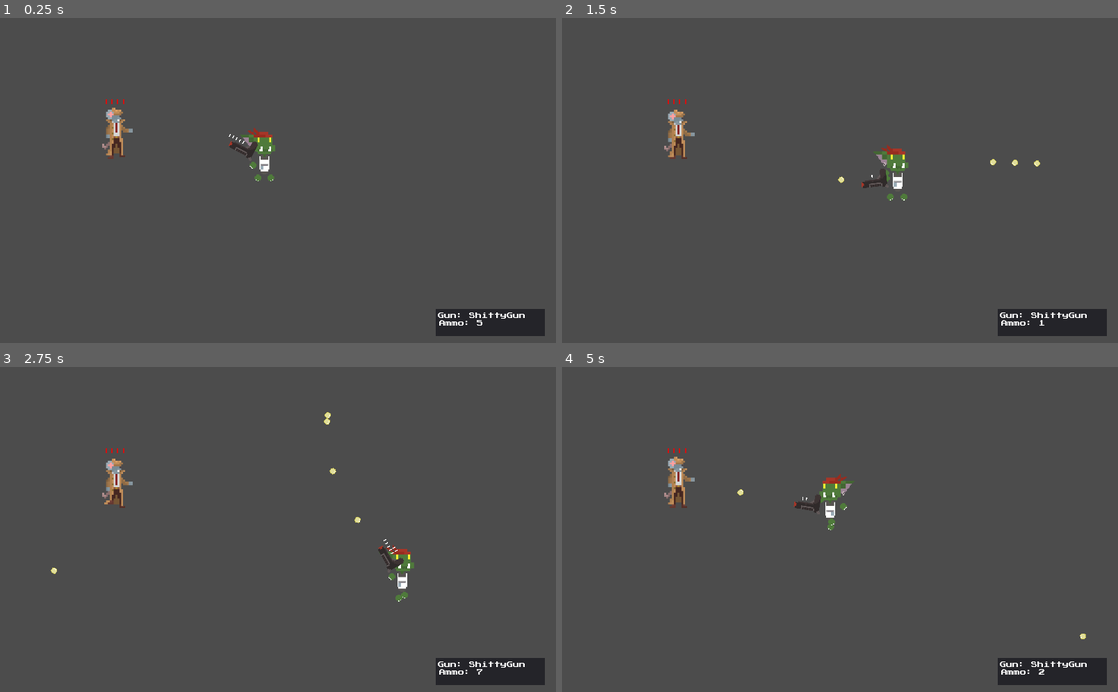
Above: before the commit, frames 1-4 (two rows, left to right).
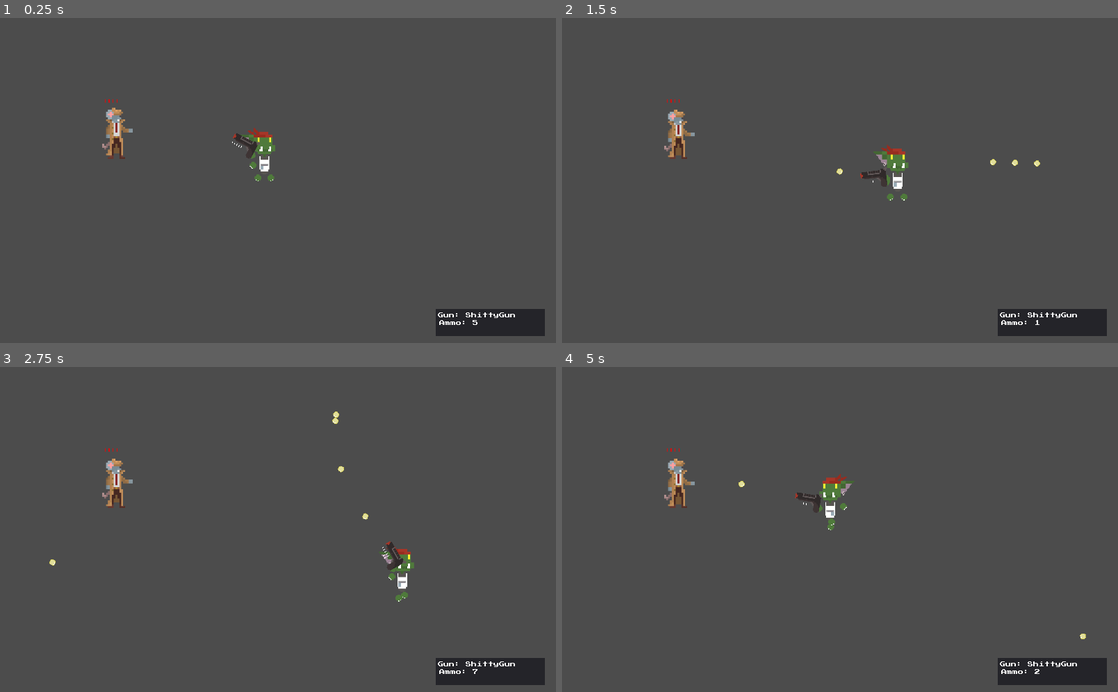
Above: after the commit, the same moments.

Repository: Hemogloben/shooty
Game: Godot game, scene res://Player.tscn
Same seed, same stepped clock (60 frames per second), same inputs: the game is played once before the commit and once after it.
Inputs (mouse positions are in pixels of both pictures, inside the frame that each line leads up to):
- Up to frame 1 (0.25 s): no input
- Up to frame 2 (1.5 s): move the mouse to (962, 164) at 0.52 s; press the mouse at (962, 164) at 0.53 s; hold D (move_right) 0.53-1.28 s; move the mouse to (728, 196) at 1.27 s; release the mouse at (728, 196) at 1.28 s; hold S (move_down) from 1.28 s (still down); click (728, 196) at 1.35 s
- Up to frame 3 (2.75 s): move the mouse to (333, 458) at 2.02 s; release S (move_down) at 2.03 s; press the mouse at (333, 458) at 2.03 s; hold D (move_right) from 2.03 s (still down)
- Up to frame 4 (5 s): move the mouse to (812, 594) at 2.77 s; release D (move_right) at 2.78 s; release the mouse at (812, 594) at 2.78 s; hold W (move_up) 2.78-3.53 s; click (812, 594) at 2.85 s; move the mouse to (1006, 578) at 3.52 s; press the mouse at (1006, 578) at 3.53 s; hold A (move_left) from 3.53 s (still down); move the mouse to (673, 480) at 4.27 s; release the mouse at (673, 480) at 4.28 s; click (673, 480) at 4.35 s

The runs differ from the first frame. In frame 1, 0.4% of the frame differs, in the area x 18-95%, y 25-95%; in frame 2, 0.4%; in frame 3, 0.6%, in the area x 8-95%, y 13-95%; in frame 4, 0.6%.

Commit message:
Creates Enemy Scene, Flips Gun, and adds Enemy Motions to enemy test scene

Diff:
--- a/Bullet.gd
+++ b/Bullet.gd
@@ -11,6 +11,6 @@
 
 
 func _on_Bullet_area_entered(area):
-	print(area.name)
-	if ("Enemy" in area.name):
+	print(area.name + " Hit by Bullet")
+	if (area.is_in_group("mobs")):
 		area.applyDamage(damage)
--- a/Enemy.gd
+++ b/Enemy.gd
@@ -1,12 +1,11 @@
 extends Area2D
 
 
-# Declare member variables here. Examples:
-# var a = 2
-# var b = "text"
+export var speed = 175
 onready var enemy_sprite = $enemy_sprite
 onready var health_bar = $health_bar
 var health = 4
+onready var isSceneTest = (get_parent() == get_tree().root)
 
 func getHealthPips():
 	var pips = ""
@@ -24,7 +23,35 @@
 # Called every frame. 'delta' is the elapsed time since the previous frame.
 func _process(delta):
 	health_bar.text = getHealthPips()
-	if not enemy_sprite.playing:
-		enemy_sprite.play()
 	if health <= 0:
 		get_parent().remove_child(self)
+
+	var velocity = Vector2.ZERO
+	if isSceneTest:
+		# If we're running this scene by itself we want to test enemy
+		# motion, animations and behaviors
+		if Input.is_action_pressed("move_up"):
+			velocity.y -= 1
+		if Input.is_action_pressed("move_down"):
+			velocity.y += 1
+		if Input.is_action_pressed("move_left"):
+			velocity.x -= 1
+		if Input.is_action_pressed("move_right"):
+			velocity.x += 1
+	processMotion(velocity, delta)
+
+func processMotion(velocity, delta):
+	if velocity.length() != 0.0:
+		velocity = velocity.normalized() * speed
+		$enemy_sprite.play()
+	else:
+		$enemy_sprite.animation = "idle"
+		$enemy_sprite.play()
+
+	position += velocity * delta
+	if velocity.x != 0:
+		$enemy_sprite.animation = "walk"
+		$enemy_sprite.flip_v = false
+		$enemy_sprite.flip_h = velocity.x < 0
+	if velocity.y != 0:
+		$enemy_sprite.animation = "walk"
--- /dev/null
+++ b/Enemy.tscn
@@ -0,0 +1,60 @@
+[gd_scene load_steps=22 format=2]
+
+[ext_resource path="res://rat/rat9.png" type="Texture" id=1]
+[ext_resource path="res://rat/rat7.png" type="Texture" id=2]
+[ext_resource path="res://rat/ratwalk4.png" type="Texture" id=3]
+[ext_resource path="res://rat/rat1.png" type="Texture" id=4]
+[ext_resource path="res://rat/ratwalk5.png" type="Texture" id=5]
+[ext_resource path="res://rat/ratwalk1.png" type="Texture" id=6]
+[ext_resource path="res://rat/rat3.png" type="Texture" id=7]
+[ext_resource path="res://rat/rat2.png" type="Texture" id=8]
+[ext_resource path="res://rat/rat8.png" type="Texture" id=9]
+[ext_resource path="res://rat/rat4.png" type="Texture" id=10]
+[ext_resource path="res://rat/ratwalk6.png" type="Texture" id=11]
+[ext_resource path="res://rat/ratwalk8.png" type="Texture" id=12]
+[ext_resource path="res://rat/ratwalk3.png" type="Texture" id=13]
+[ext_resource path="res://rat/rat6.png" type="Texture" id=14]
+[ext_resource path="res://rat/rat5.png" type="Texture" id=15]
+[ext_resource path="res://rat/ratwalk2.png" type="Texture" id=16]
+[ext_resource path="res://rat/ratwalk7.png" type="Texture" id=17]
+[ext_resource path="res://Enemy.gd" type="Script" id=18]
+[ext_resource path="res://bitmap_font_theme.tres" type="Theme" id=19]
+
+[sub_resource type="CapsuleShape2D" id=6]
+radius = 24.0
+height = 86.0
+
+[sub_resource type="SpriteFrames" id=7]
+animations = [ {
+"frames": [ ExtResource( 4 ), ExtResource( 8 ), ExtResource( 7 ), ExtResource( 10 ), ExtResource( 15 ), ExtResource( 14 ), ExtResource( 2 ), ExtResource( 9 ), ExtResource( 1 ) ],
+"loop": true,
+"name": "idle",
+"speed": 5.0
+}, {
+"frames": [ ExtResource( 6 ), ExtResource( 16 ), ExtResource( 13 ), ExtResource( 3 ), ExtResource( 5 ), ExtResource( 11 ), ExtResource( 17 ), ExtResource( 12 ) ],
+"loop": true,
+"name": "walk",
+"speed": 5.0
+} ]
+
+[node name="Enemy" type="Area2D" groups=["mobs"]]
+scale = Vector2( 0.7, 0.7 )
+script = ExtResource( 18 )
+
+[node name="CollisionShape2D" type="CollisionShape2D" parent="." groups=["mobs"]]
+position = Vector2( 307, 304 )
+shape = SubResource( 6 )
+
+[node name="enemy_sprite" type="AnimatedSprite" parent="."]
+position = Vector2( 319, 297 )
+frames = SubResource( 7 )
+animation = "walk"
+
+[node name="health_bar" type="Label" parent="."]
+margin_left = 272.0
+margin_top = 215.0
+margin_right = 333.0
+margin_bottom = 236.0
+theme = ExtResource( 19 )
+custom_colors/font_color = Color( 0.847059, 0.0627451, 0.0627451, 1 )
+text = "|"
--- a/Player.tscn
+++ b/Player.tscn
@@ -19,26 +19,9 @@
 [ext_resource path="res://goblin/goblin_idle1.png" type="Texture" id=17]
 [ext_resource path="res://Bullet.tscn" type="PackedScene" id=18]
 [ext_resource path="res://goblin/goblin_hand.png" type="Texture" id=19]
-[ext_resource path="res://bitmap_font.tres" type="DynamicFontData" id=20]
-[ext_resource path="res://rat/rat1.png" type="Texture" id=21]
-[ext_resource path="res://rat/rat3.png" type="Texture" id=22]
-[ext_resource path="res://rat/rat2.png" type="Texture" id=23]
-[ext_resource path="res://rat/rat8.png" type="Texture" id=24]
-[ext_resource path="res://rat/rat9.png" type="Texture" id=25]
-[ext_resource path="res://rat/rat7.png" type="Texture" id=26]
-[ext_resource path="res://rat/ratwalk4.png" type="Texture" id=27]
-[ext_resource path="res://rat/ratwalk5.png" type="Texture" id=28]
-[ext_resource path="res://rat/ratwalk1.png" type="Texture" id=29]
-[ext_resource path="res://rat/ratwalk3.png" type="Texture" id=30]
-[ext_resource path="res://rat/ratwalk8.png" type="Texture" id=31]
-[ext_resource path="res://rat/ratwalk7.png" type="Texture" id=32]
-[ext_resource path="res://rat/ratwalk6.png" type="Texture" id=33]
-[ext_resource path="res://rat/ratwalk2.png" type="Texture" id=34]
-[ext_resource path="res://rat/rat6.png" type="Texture" id=35]
-[ext_resource path="res://rat/rat4.png" type="Texture" id=36]
-[ext_resource path="res://rat/rat5.png" type="Texture" id=37]
-[ext_resource path="res://Enemy.gd" type="Script" id=38]
+[ext_resource path="res://Enemy.tscn" type="PackedScene" id=20]
 [ext_resource path="res://LevelManager.gd" type="Script" id=39]
+[ext_resource path="res://bitmap_font_theme.tres" type="Theme" id=40]
 
 [sub_resource type="CapsuleShape2D" id=2]
 radius = 26.6666
@@ -64,39 +47,6 @@
 "name": "gun",
 "speed": 5.0
 } ]
-
-[sub_resource type="Theme" id=4]
-
-[sub_resource type="DynamicFont" id=5]
-font_data = ExtResource( 20 )
-
-[sub_resource type="CapsuleShape2D" id=6]
-radius = 24.0
-height = 86.0
-
-[sub_resource type="SpriteFrames" id=7]
-animations = [ {
-"frames": [ ExtResource( 29 ), ExtResource( 34 ), ExtResource( 30 ), ExtResource( 27 ), ExtResource( 28 ), ExtResource( 33 ), ExtResource( 32 ), ExtResource( 31 ) ],
-"loop": true,
-"name": "WALK",
-"speed": 5.0
-}, {
-"frames": [ ExtResource( 21 ), ExtResource( 23 ), ExtResource( 22 ), ExtResource( 36 ), ExtResource( 37 ), ExtResource( 35 ), ExtResource( 26 ), ExtResource( 24 ), ExtResource( 25 ) ],
-"loop": true,
-"name": "IDLE",
-"speed": 5.0
-} ]
-
-[sub_resource type="DynamicFont" id=8]
-font_data = ExtResource( 20 )
-
-[sub_resource type="DynamicFont" id=9]
-size = 12
-font_data = ExtResource( 20 )
-
-[sub_resource type="DynamicFont" id=10]
-size = 12
-font_data = ExtResource( 20 )
 
 [node name="Node2D" type="Node2D"]
 
@@ -141,34 +91,13 @@
 margin_top = 5.0
 margin_right = 212.0
 margin_bottom = 80.0
-theme = SubResource( 4 )
-custom_fonts/font = SubResource( 5 )
+theme = ExtResource( 40 )
 text = "|||||"
 
 [node name="LevelManager" type="Node2D" parent="."]
 script = ExtResource( 39 )
 
-[node name="Enemy" type="Area2D" parent="."]
-scale = Vector2( 0.7, 0.7 )
-script = ExtResource( 38 )
-
-[node name="CollisionShape2D" type="CollisionShape2D" parent="Enemy" groups=["mobs"]]
-position = Vector2( 307, 304 )
-shape = SubResource( 6 )
-
-[node name="enemy_sprite" type="AnimatedSprite" parent="Enemy" groups=["mobs"]]
-position = Vector2( 319, 297 )
-frames = SubResource( 7 )
-animation = "WALK"
-
-[node name="health_bar" type="Label" parent="Enemy" groups=["mobs"]]
-margin_left = 272.0
-margin_top = 215.0
-margin_right = 333.0
-margin_bottom = 236.0
-custom_colors/font_color = Color( 0.847059, 0.0627451, 0.0627451, 1 )
-custom_fonts/font = SubResource( 8 )
-text = "|"
+[node name="Enemy" parent="." instance=ExtResource( 20 )]
 
 [node name="HUD" type="Node" parent="."]
 
@@ -193,7 +122,7 @@
 margin_top = 6.0
 margin_right = 142.0
 margin_bottom = 23.0
-custom_fonts/font = SubResource( 9 )
+theme = ExtResource( 40 )
 text = "Gun: "
 
 [node name="AmmoCount" type="Label" parent="HUD/WeaponHUD/Container/Panel"]
@@ -201,5 +130,5 @@
 margin_top = 21.0
 margin_right = 141.0
 margin_bottom = 35.0
-custom_fonts/font = SubResource( 10 )
+theme = ExtResource( 40 )
 text = "Ammo: "
--- /dev/null
+++ b/bitmap_font_theme.tres
@@ -0,0 +1,11 @@
+[gd_resource type="Theme" load_steps=3 format=2]
+
+[ext_resource path="res://bitmap_font.tres" type="DynamicFontData" id=1]
+
+[sub_resource type="DynamicFont" id=1]
+size = 11
+font_data = ExtResource( 1 )
+
+[resource]
+default_font = SubResource( 1 )
+/fonts/font = null
--- a/shitty_gun.gd
+++ b/shitty_gun.gd
@@ -40,6 +40,11 @@
 
 func _process(_delta):
 	look_at(get_global_mouse_position())
+	var rot = wrapf(rotation_degrees, 0, 360)
+	if ((rot > 270) or (rot < 90)):
+		scale = Vector2(1, 1)
+	else:
+		scale = Vector2(1, -1)
 	get_input()
 
 ## get_input() exists because i read a post saying that you wouldnt want
Not shown: 1 places in Player.tscn that only renumber resources
